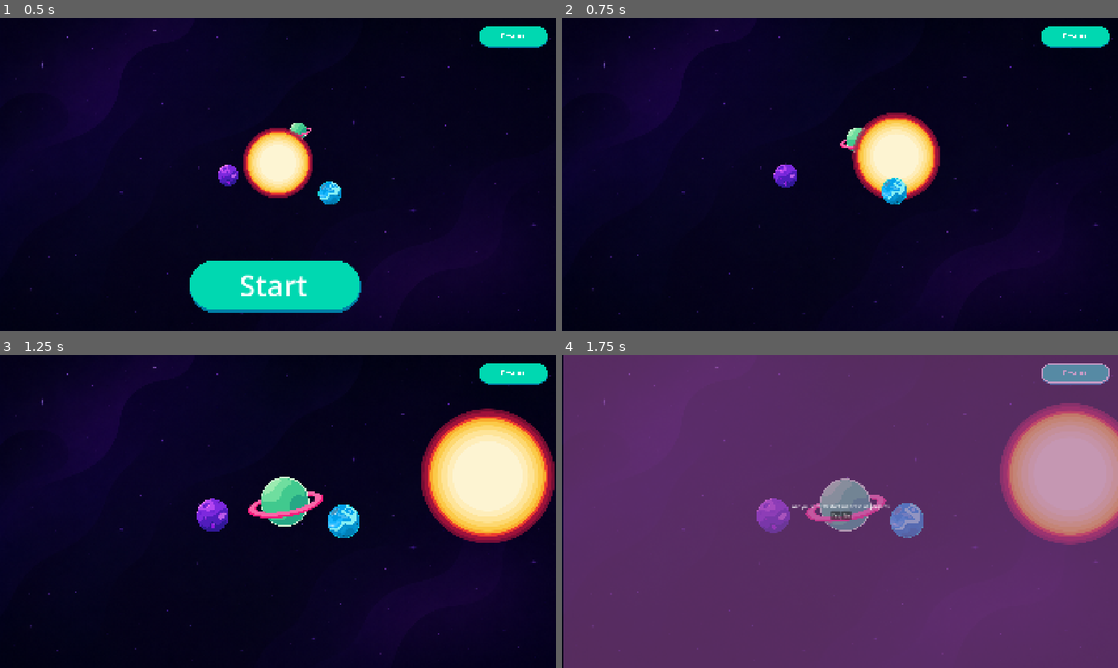
Above: before the commit, frames 1-4 (two rows, left to right).
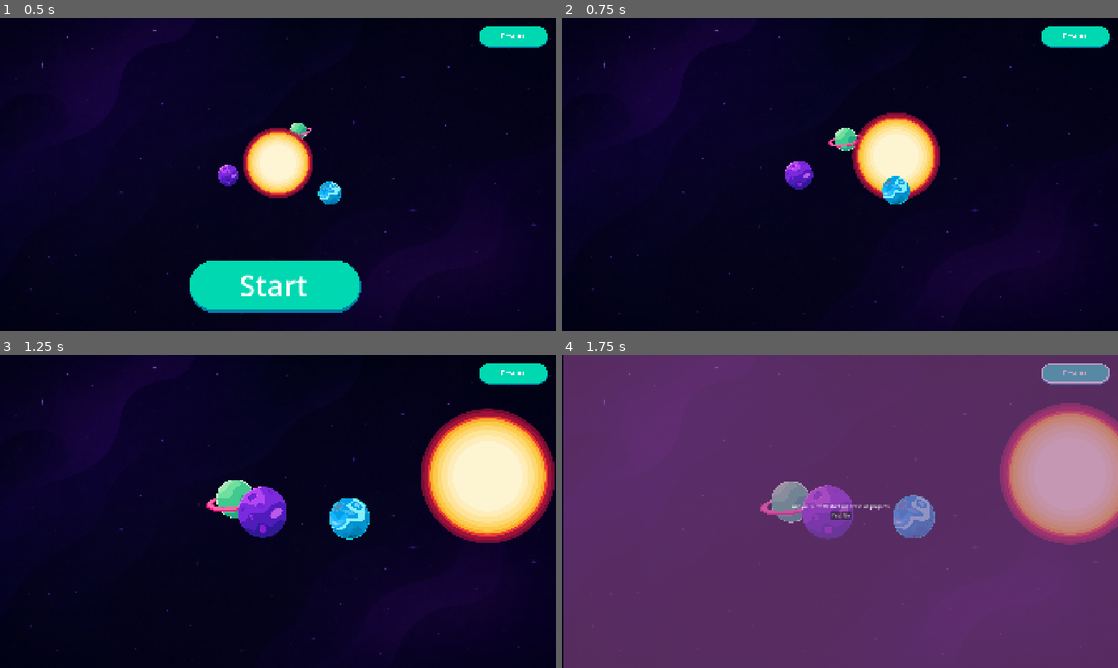
Above: after the commit, the same moments.

Repository: DanilLvov/GamificationTool
Game: Godot game, scene res://Scenes/Menu.tscn
The game is run twice, just before and just after one commit, with the same random seed, the same clock (stepped at 60 frames per second) and the same inputs.
Inputs (mouse positions are in pixels of both pictures, inside the frame that each line leads up to):
- Up to frame 1 (0.5 s): no input
- Up to frame 2 (0.75 s): click (840, 287) at 0.5 s
- Up to frame 3 (1.25 s): no input
- Up to frame 4 (1.75 s): click "Restart" at 1.25 s

Frame 1 is identical in both runs. In frame 2, 1.0% of the frame differs, in the area x 38-63%, y 35-60%; in frame 3, 3.4%; in frame 4, 3.5%, in the area x 35-68%, y 39-60%.

Commit message:
Enhance job selection menu samll fixes + temporary signal for planet choice

Diff:
--- a/Scripts/carousel_container.gd
+++ b/Scripts/carousel_container.gd
@@ -49,7 +49,7 @@
 			var item_width = i.size.x + spacing
 
 			var target_pos = Vector2(
-				dist * item_width,
+				dist * item_width - i.size.x / 2.0,
 				-i.size.y / 2.0
 			)
 			i.position = i.position.lerp(target_pos, smoothing_speed * delta)
@@ -57,6 +57,7 @@
 		i.pivot_offset = i.size / 2.0
 		var target_scale = 1.0 - (scale_strength * abs(dist))
 		target_scale = clamp(target_scale, scale_min, 1.0)
+		#if i.get_index() == 0 or i.get_index() == 1 or i.get_index() == 29: print(target_scale)
 		i.scale = i.scale.lerp(Vector2.ONE * target_scale, smoothing_speed * delta)
 
 		var target_opacity = 1.0 - (opacity_strength * abs(dist))
--- a/Scripts/job_selection.gd
+++ b/Scripts/job_selection.gd
@@ -45,10 +45,11 @@
 
 	return result
 
-
+signal job_chosen
 func _add_planets_to_carousel():
 	for planet in planets.values():
 		var panel = Panel.new()
+		panel.position = -panel.size / 2 + Vector2(20, 0)
 		panel.name = planet["name"]
 		panel.custom_minimum_size = Vector2(250, 250)
 		panel.size = Vector2(250, 250)
@@ -83,6 +84,7 @@
 			func(event):
 				if event is InputEventMouseButton and event.pressed and event.button_index == MOUSE_BUTTON_LEFT:
 					print(panel.name)
+					emit_signal("job_chosen")
 		)
 
 		$CarouselContainer.position_offset_node.add_child(panel)
--- a/Scripts/menu.gd
+++ b/Scripts/menu.gd
@@ -48,6 +48,7 @@
 	minigame_manager.finished.connect(_next_game_step)
 	minigame_manager.failed.connect(_failed_minigame)
 	cutscene_manager.finished.connect(_next_game_step)
+	job_screen.job_chosen.connect(_next_game_step)
 	current_scene_id = 0
 
 	_reset_idle_timer()
--- a/Scripts/start_screen.gd
+++ b/Scripts/start_screen.gd
@@ -21,8 +21,8 @@
 	"planet": $Planet1_1NoBlur, # Don't forget to change when renaming Scene objects
 	"scale_min": 0.1,
 	"scale_max": 0.2,
-	"target_position": Vector2(710, 560),
-	"target_scale": Vector2(0.3, 0.3)
+	"target_position": Vector2(960, 545),
+	"target_scale": Vector2(0.5, 0.5)
 
 },
 {	"center": Vector2(960, 525),
@@ -34,8 +34,8 @@
 	"planet": $Planet2_1,
 	"scale_min": 0.1,
 	"scale_max": 0.2,
-	"target_position": Vector2(1210, 560),
-	"target_scale": Vector2(0.3, 0.3)
+	"target_position": Vector2(1240, 545),
+	"target_scale": Vector2(0.39, 0.39)
 },
 {	"center": Vector2(960, 525),
 	"radius_x": 290.0,
@@ -46,8 +46,8 @@
 	"planet": $Planet3_1,
 	"scale_min": 0.08,
 	"scale_max": 0.15,
-	"target_position": Vector2(960, 560),
-	"target_scale": Vector2(0.3, 0.3)
+	"target_position": Vector2(710, 545),
+	"target_scale": Vector2(0.23, 0.23)
 }
 ]
 
